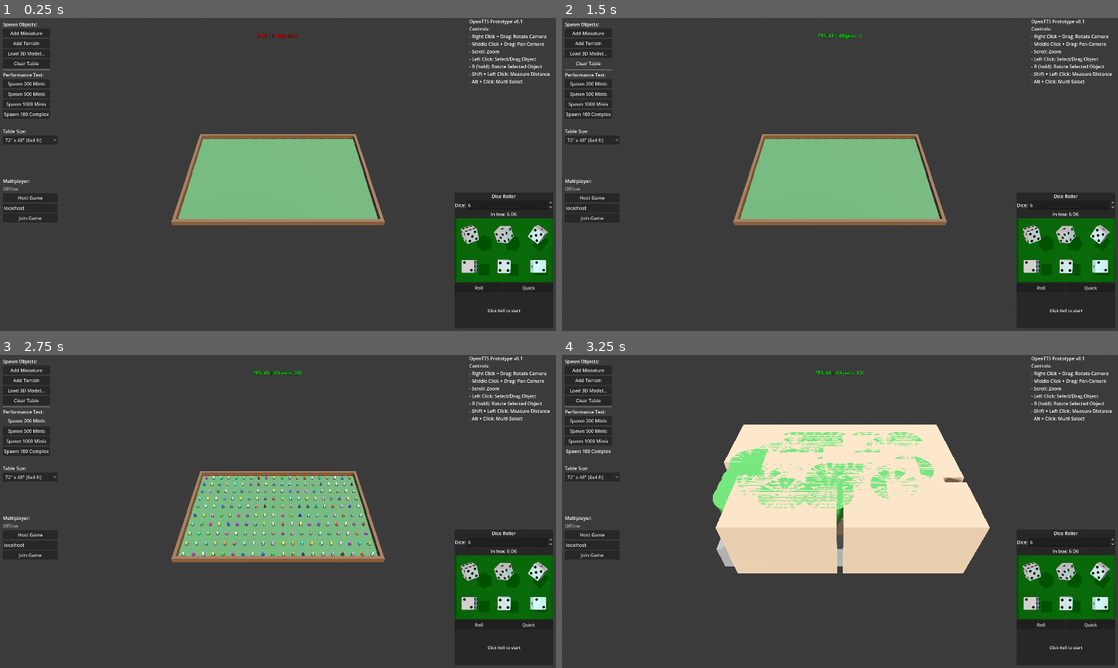
Above: before the commit, frames 1-4 (two rows, left to right).
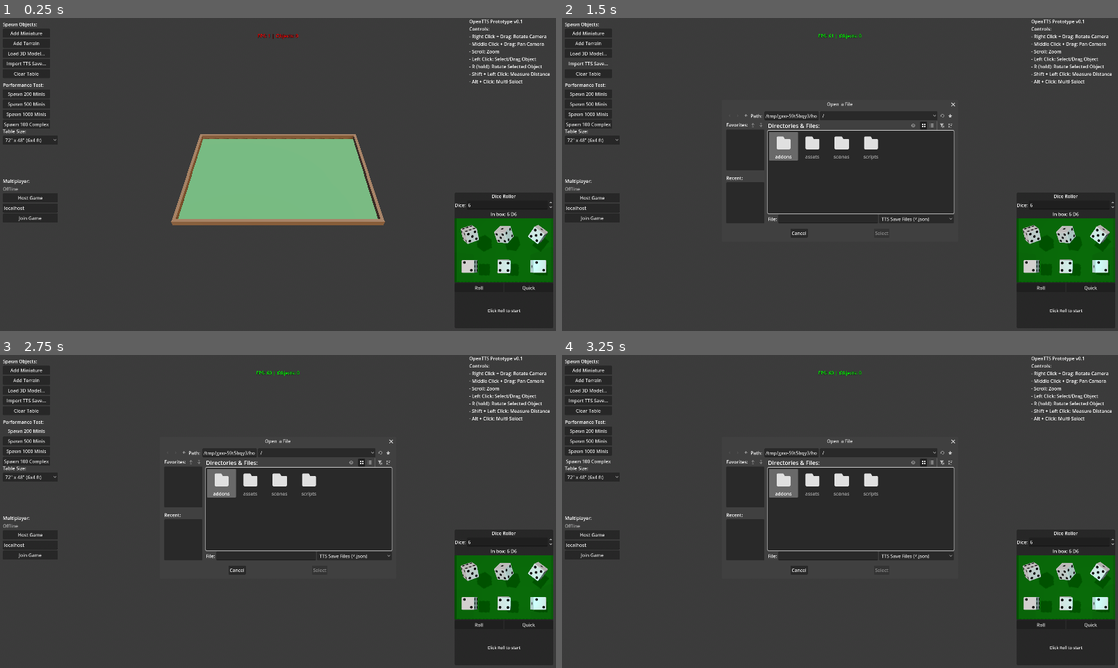
Above: after the commit, the same moments.

Repository: DutchMaxwell/Niemandsland
Game: Godot game, scene res://scenes/main.tscn
The game is run twice, just before and just after one commit, with the same random seed, the same clock (stepped at 60 frames per second) and the same inputs.
Inputs (mouse positions are in pixels of both pictures, inside the frame that each line leads up to):
- Up to frame 1 (0.25 s): no input
- Up to frame 2 (1.5 s): click "Clear Table" at 0.5 s; click (589, 64) at 1.25 s, where only the run after the commit has a clickable "Import TTS Save..."
- Up to frame 3 (2.75 s): click "Spawn 200 Minis" at 2 s
- Up to frame 4 (3.25 s): click "Spawn 100 Complex" at 2.75 s

The runs differ from the first frame. In frame 1, 0.4% of the frame differs, in the area x 0-9%, y 14-35%; in frame 2, 10%; in frame 3, 10%; in frame 4, 21%, in the area x 0-77%, y 5-70%.

Commit message:
Add TTS (Tabletop Simulator) save import functionality
- Add TTSImporter class for parsing TTS JSON save files
- Extract CustomMesh objects with MeshURL, DiffuseURL mappings
- Extend OBJ loader with UV/texture coordinate support
- Add runtime texture loading (PNG, JPG, WEBP)
- Add TTS import integration in ObjectManager
- Add 3-step import UI workflow (JSON → Models dir → Images dir)
- Auto-detect TTS cache directories on macOS/Windows/Linux

Diff:
--- a/scenes/main.tscn
+++ b/scenes/main.tscn
@@ -140,6 +140,12 @@
 focus_mode = 0
 text = "Load 3D Model..."
 
+[node name="ImportTTS" type="Button" parent="UI/HUD/SpawnPanel"]
+unique_name_in_owner = true
+layout_mode = 2
+focus_mode = 0
+text = "Import TTS Save..."
+
 [node name="ClearAll" type="Button" parent="UI/HUD/SpawnPanel"]
 layout_mode = 2
 focus_mode = 0
@@ -408,3 +414,31 @@
 file_mode = 0
 access = 2
 filters = PackedStringArray("*.glb ; GLB Models", "*.gltf ; GLTF Models", "*.stl ; STL Models", "*.fbx ; FBX Models", "*.obj ; OBJ Models")
+
+[node name="TTSJsonDialog" type="FileDialog" parent="UI"]
+unique_name_in_owner = true
+title = "Select TTS Save File (.json)"
+initial_position = 2
+size = Vector2i(800, 500)
+ok_button_text = "Select"
+file_mode = 0
+access = 2
+filters = PackedStringArray("*.json ; TTS Save Files")
+
+[node name="TTSModelsDialog" type="FileDialog" parent="UI"]
+unique_name_in_owner = true
+title = "Select TTS Models/ Cache Directory"
+initial_position = 2
+size = Vector2i(800, 500)
+ok_button_text = "Select"
+file_mode = 2
+access = 2
+
+[node name="TTSImagesDialog" type="FileDialog" parent="UI"]
+unique_name_in_owner = true
+title = "Select TTS Images/ Cache Directory"
+initial_position = 2
+size = Vector2i(800, 500)
+ok_button_text = "Select"
+file_mode = 2
+access = 2
--- a/scripts/main.gd
+++ b/scripts/main.gd
@@ -45,6 +45,16 @@
 @onready var load_model_btn: Button = %LoadModel
 @onready var model_file_dialog: FileDialog = %ModelFileDialog
 
+# TTS Import UI
+@onready var import_tts_btn: Button = %ImportTTS
+@onready var tts_json_dialog: FileDialog = %TTSJsonDialog
+@onready var tts_models_dialog: FileDialog = %TTSModelsDialog
+@onready var tts_images_dialog: FileDialog = %TTSImagesDialog
+
+# TTS Import state
+var _tts_json_path: String = ""
+var _tts_models_dir: String = ""
+
 const INCHES_TO_FEET: float = 1.0 / 12.0
 const CM_TO_FEET: float = 1.0 / 30.48
 
@@ -60,6 +70,12 @@
 	load_model_btn.pressed.connect(_on_load_model)
 	model_file_dialog.file_selected.connect(_on_model_file_selected)
 	clear_all_btn.pressed.connect(_on_clear_all)
+
+	# Connect TTS Import UI
+	import_tts_btn.pressed.connect(_on_import_tts)
+	tts_json_dialog.file_selected.connect(_on_tts_json_selected)
+	tts_models_dialog.dir_selected.connect(_on_tts_models_dir_selected)
+	tts_images_dialog.dir_selected.connect(_on_tts_images_dir_selected)
 	spawn_200_btn.pressed.connect(_on_spawn_200)
 	spawn_500_btn.pressed.connect(_on_spawn_500)
 	spawn_1000_btn.pressed.connect(_on_spawn_1000)
@@ -548,3 +564,81 @@
 	join_button.disabled = false
 	address_input.visible = !connected
 	disconnect_button.visible = connected
+
+
+## ============================================================================
+## TTS (Tabletop Simulator) Import Functions
+## ============================================================================
+
+## Start TTS import workflow - first select JSON file
+func _on_import_tts() -> void:
+	_tts_json_path = ""
+	_tts_models_dir = ""
+	tts_json_dialog.popup_centered()
+
+
+## JSON file selected - next select Models directory
+func _on_tts_json_selected(path: String) -> void:
+	_tts_json_path = path
+	print("TTS Save selected: %s" % path.get_file())
+
+	# Try to auto-detect TTS cache directories
+	var tts_cache_base = _detect_tts_cache_dir()
+	if not tts_cache_base.is_empty():
+		tts_models_dialog.current_dir = tts_cache_base.path_join("Models")
+		tts_images_dialog.current_dir = tts_cache_base.path_join("Images")
+
+	tts_models_dialog.popup_centered()
+
+
+## Models directory selected - next select Images directory
+func _on_tts_models_dir_selected(path: String) -> void:
+	_tts_models_dir = path
+	print("TTS Models dir selected: %s" % path)
+	tts_images_dialog.popup_centered()
+
+
+## Images directory selected - now perform the import
+func _on_tts_images_dir_selected(path: String) -> void:
+	var images_dir = path
+	print("TTS Images dir selected: %s" % path)
+
+	# Validate paths
+	if _tts_json_path.is_empty() or _tts_models_dir.is_empty():
+		push_error("TTS Import: Missing required paths")
+		return
+
+	# Perform import
+	print("=== Starting TTS Import ===")
+	print("JSON: %s" % _tts_json_path)
+	print("Models: %s" % _tts_models_dir)
+	print("Images: %s" % images_dir)
+
+	var imported = object_manager.import_tts_save(_tts_json_path, _tts_models_dir, images_dir)
+	print("Imported %d models from TTS save" % imported.size())
+
+
+## Try to detect TTS cache directory based on OS
+func _detect_tts_cache_dir() -> String:
+	var os_name = OS.get_name()
+
+	# Common TTS mod cache locations
+	var possible_paths: Array[String] = []
+
+	match os_name:
+		"macOS":
+			var home = OS.get_environment("HOME")
+			possible_paths.append(home + "/Library/Tabletop Simulator/Mods")
+		"Windows":
+			var docs = OS.get_environment("USERPROFILE") + "/Documents"
+			possible_paths.append(docs + "/My Games/Tabletop Simulator/Mods")
+		"Linux":
+			var home = OS.get_environment("HOME")
+			possible_paths.append(home + "/.local/share/Tabletop Simulator/Mods")
+
+	for path in possible_paths:
+		if DirAccess.dir_exists_absolute(path):
+			print("Auto-detected TTS cache: %s" % path)
+			return path
+
+	return ""
--- a/scripts/object_manager.gd
+++ b/scripts/object_manager.gd
@@ -1627,8 +1627,9 @@
 	return mesh
 
 
-## Load an OBJ model (Wavefront format)
-func _load_obj_model(file_path: String) -> Node3D:
+## Load an OBJ model (Wavefront format) with optional texture support
+## texture_path: Optional path to a texture file (PNG, JPG, etc.)
+func _load_obj_model(file_path: String, texture_path: String = "") -> Node3D:
 	var file = FileAccess.open(file_path, FileAccess.READ)
 	if not file:
 		push_error("Failed to open OBJ file: %s" % file_path)
@@ -1636,8 +1637,10 @@
 
 	var vertices: Array[Vector3] = []
 	var normals: Array[Vector3] = []
+	var uvs: Array[Vector2] = []  # Texture coordinates
 	var mesh_vertices = PackedVector3Array()
 	var mesh_normals = PackedVector3Array()
+	var mesh_uvs = PackedVector2Array()  # UV array for mesh
 
 	var content = file.get_as_text()
 	file.close()
@@ -1660,6 +1663,12 @@
 						float(parts[1]),
 						float(parts[2]),
 						float(parts[3])
+					))
+			"vt":  # Texture coordinate (UV)
+				if parts.size() >= 3:
+					uvs.append(Vector2(
+						float(parts[1]),
+						float(parts[2])  # OBJ V is often flipped, but we'll handle that with material
 					))
 			"vn":  # Vertex normal
 				if parts.size() >= 4:
@@ -1670,6 +1679,7 @@
 					))
 			"f":  # Face
 				var face_verts: Array[int] = []
+				var face_uvs: Array[int] = []
 				var face_normals: Array[int] = []
 
 				for i in range(1, parts.size()):
@@ -1677,6 +1687,13 @@
 					# OBJ indices are 1-based
 					var v_idx = int(indices[0]) - 1
 					face_verts.append(v_idx)
+
+					# UV index (v/vt/vn format)
+					if indices.size() >= 2 and not indices[1].is_empty():
+						var uv_idx = int(indices[1]) - 1
+						face_uvs.append(uv_idx)
+					else:
+						face_uvs.append(-1)
 
 					# Normal index (v/vt/vn format)
 					if indices.size() >= 3 and not indices[2].is_empty():
@@ -1693,6 +1710,13 @@
 						if v_idx >= 0 and v_idx < vertices.size():
 							mesh_vertices.append(vertices[v_idx])
 
+							# Use UV if available
+							var uv_idx = face_uvs[ti] if ti < face_uvs.size() else -1
+							if uv_idx >= 0 and uv_idx < uvs.size():
+								mesh_uvs.append(uvs[uv_idx])
+							else:
+								mesh_uvs.append(Vector2.ZERO)
+
 							# Use normal if available
 							var n_idx = face_normals[ti] if ti < face_normals.size() else -1
 							if n_idx >= 0 and n_idx < normals.size():
@@ -1709,6 +1733,8 @@
 	arrays.resize(Mesh.ARRAY_MAX)
 	arrays[Mesh.ARRAY_VERTEX] = mesh_vertices
 	arrays[Mesh.ARRAY_NORMAL] = mesh_normals
+	if mesh_uvs.size() == mesh_vertices.size():
+		arrays[Mesh.ARRAY_TEX_UV] = mesh_uvs
 
 	var mesh = ArrayMesh.new()
 	mesh.add_surface_from_arrays(Mesh.PRIMITIVE_TRIANGLES, arrays)
@@ -1717,9 +1743,19 @@
 	var mesh_instance = MeshInstance3D.new()
 	mesh_instance.mesh = mesh
 
+	# Create material with optional texture
 	var material = StandardMaterial3D.new()
 	material.albedo_color = Color(0.7, 0.7, 0.7)
 	material.roughness = 0.5
+
+	# Load texture if provided
+	if not texture_path.is_empty():
+		var texture = _load_texture(texture_path)
+		if texture:
+			material.albedo_texture = texture
+			material.albedo_color = Color.WHITE  # Use full texture color
+			print("Applied texture: %s" % texture_path.get_file())
+
 	mesh_instance.material_override = material
 
 	# Wrap in Node3D with base
@@ -1736,8 +1772,41 @@
 	mesh_instance.position.y = base_top - mesh_aabb.position.y
 	root.add_child(mesh_instance)
 
-	print("Loaded OBJ: %d triangles" % (mesh_vertices.size() / 3))
+	var uv_info = " with UVs" if mesh_uvs.size() > 0 else ""
+	print("Loaded OBJ: %d triangles%s" % [mesh_vertices.size() / 3, uv_info])
 	return root
+
+
+## Load a texture from file path (supports PNG, JPG, WEBP)
+func _load_texture(texture_path: String) -> ImageTexture:
+	if not FileAccess.file_exists(texture_path):
+		push_warning("Texture file not found: %s" % texture_path)
+		return null
+
+	var image = Image.new()
+	var extension = texture_path.get_extension().to_lower()
+
+	var error: Error
+	match extension:
+		"png":
+			error = image.load(texture_path)
+		"jpg", "jpeg":
+			error = image.load(texture_path)
+		"webp":
+			error = image.load(texture_path)
+		_:
+			# Try generic load
+			error = image.load(texture_path)
+
+	if error != OK:
+		push_warning("Failed to load texture: %s (error %d)" % [texture_path, error])
+		return null
+
+	# Generate mipmaps for better rendering at distance
+	image.generate_mipmaps()
+
+	var texture = ImageTexture.create_from_image(image)
+	return texture
 
 
 ## Calculate AABB for a node and all its children
@@ -1897,3 +1966,170 @@
 	_dice_list.clear()
 	_selected_objects.clear()
 	_object_counter = 0
+
+
+## ============================================================================
+## TTS (Tabletop Simulator) Import Functions
+## ============================================================================
+
+## Import models from a TTS save file with textures from cache directories
+## json_path: Path to the TTS save JSON file
+## models_cache_dir: Path to TTS Models/ cache directory
+## images_cache_dir: Path to TTS Images/ cache directory
+## Returns: Array of imported objects
+func import_tts_save(json_path: String, models_cache_dir: String, images_cache_dir: String) -> Array[Node3D]:
+	var imported_objects: Array[Node3D] = []
+
+	# Parse the TTS save file
+	var parse_result = TTSImporter.parse_tts_save(json_path)
+	if not parse_result.error.is_empty():
+		push_error("TTS Import failed: %s" % parse_result.error)
+		return imported_objects
+
+	# Get unique models (avoid importing duplicates)
+	var unique_models = TTSImporter.get_unique_models(parse_result)
+
+	print("=== TTS Import Starting ===")
+	print("Save: %s" % parse_result.save_name)
+	print("Unique models to import: %d" % unique_models.size())
+
+	# Import each unique model
+	var success_count = 0
+	var fail_count = 0
+
+	for tts_obj in unique_models:
+		var imported = _import_tts_object(tts_obj, models_cache_dir, images_cache_dir)
+		if imported:
+			imported_objects.append(imported)
+			success_count += 1
+		else:
+			fail_count += 1
+
+	print("=== TTS Import Complete ===")
+	print("Success: %d | Failed: %d" % [success_count, fail_count])
+
+	return imported_objects
+
+
+## Import a single TTS object
+func _import_tts_object(tts_obj: TTSImporter.TTSObject, models_dir: String, images_dir: String) -> Node3D:
+	# Find the mesh file in cache
+	var mesh_path = TTSImporter.find_cache_file(tts_obj.mesh_url, models_dir, [".obj", ".OBJ"])
+	if mesh_path.is_empty():
+		print("  [SKIP] %s - mesh not found in cache" % tts_obj.name)
+		return null
+
+	# Find texture file if URL is specified
+	var texture_path = ""
+	if not tts_obj.diffuse_url.is_empty():
+		texture_path = TTSImporter.find_cache_file(tts_obj.diffuse_url, images_dir, [".png", ".jpg", ".jpeg", ".PNG", ".JPG", ".JPEG"])
+
+	# Load the model
+	var extension = mesh_path.get_extension().to_lower()
+	var model_scene: Node3D = null
+
+	match extension:
+		"obj":
+			model_scene = _load_obj_model(mesh_path, texture_path)
+		_:
+			push_warning("Unsupported TTS mesh format: %s" % extension)
+			return null
+
+	if not model_scene:
+		print("  [FAIL] %s - could not load mesh" % tts_obj.name)
+		return null
+
+	# Wrap in StaticBody3D for selection
+	_object_counter += 1
+	var wrapper = StaticBody3D.new()
+	wrapper.name = "TTS_%s_%d" % [tts_obj.name.replace(" ", "_"), _object_counter]
+	wrapper.set_meta("network_id", _object_counter + 30000)
+	wrapper.set_meta("tts_mesh_url", tts_obj.mesh_url)
+	wrapper.set_meta("tts_diffuse_url", tts_obj.diffuse_url)
+	wrapper.add_to_group("selectable")
+	wrapper.add_to_group("tts_import")
+
+	# Add loaded model
+	wrapper.add_child(model_scene)
+
+	# Calculate collision from model bounds
+	var aabb = _calculate_aabb(model_scene)
+	var collision = CollisionShape3D.new()
+	var shape = BoxShape3D.new()
+	shape.size = aabb.size
+	collision.shape = shape
+	collision.position = aabb.position + aabb.size / 2
+	wrapper.add_child(collision)
+
+	# Apply TTS color tint if not white
+	if tts_obj.color != Color.WHITE:
+		_apply_color_tint(model_scene, tts_obj.color)
+
+	# Add script for selection
+	wrapper.set_script(preload("res://scripts/selectable_object.gd"))
+
+	# Add to scene at TTS position (converted to meters)
+	add_child(wrapper)
+
+	# TTS uses different coordinate system - convert position
+	# TTS: Y is up, 1 unit ≈ 1 inch
+	# Godot: Y is up, we use meters (1 unit = 1 meter)
+	var pos_scale = 0.0254  # inches to meters
+	wrapper.global_position = Vector3(
+		tts_obj.position.x * pos_scale,
+		tts_obj.position.y * pos_scale,
+		tts_obj.position.z * pos_scale
+	)
+
+	# Apply rotation (TTS uses degrees)
+	wrapper.rotation_degrees = tts_obj.rotation
+
+	var tex_info = " + texture" if not texture_path.is_empty() else ""
+	print("  [OK] %s%s" % [tts_obj.name, tex_info])
+
+	return wrapper
+
+
+## Apply a color tint to all materials in a model
+func _apply_color_tint(node: Node3D, color: Color) -> void:
+	for child in node.get_children():
+		if child is MeshInstance3D:
+			var mat = child.material_override
+			if mat is StandardMaterial3D:
+				# Multiply with existing albedo or set if texture present
+				if mat.albedo_texture:
+					mat.albedo_color = color
+				else:
+					mat.albedo_color = mat.albedo_color * color
+
+		if child is Node3D:
+			_apply_color_tint(child, color)
+
+
+## Spawn TTS models at grid positions (for preview/selection)
+## Arranges models in a grid layout on the table
+func spawn_tts_models_grid(tts_objects: Array[TTSImporter.TTSObject], models_dir: String, images_dir: String, spacing: float = 0.1) -> Array[Node3D]:
+	var imported: Array[Node3D] = []
+
+	var grid_size = int(ceil(sqrt(tts_objects.size())))
+	var start_x = -float(grid_size) / 2.0 * spacing
+	var start_z = -float(grid_size) / 2.0 * spacing
+
+	var idx = 0
+	for tts_obj in tts_objects:
+		var grid_x = idx % grid_size
+		var grid_z = idx / grid_size
+
+		var model = _import_tts_object(tts_obj, models_dir, images_dir)
+		if model:
+			# Override position to grid layout
+			model.global_position = Vector3(
+				start_x + grid_x * spacing,
+				0,
+				start_z + grid_z * spacing
+			)
+			imported.append(model)
+
+		idx += 1
+
+	return imported
--- /dev/null
+++ b/scripts/tts_importer.gd
@@ -0,0 +1,209 @@
+extends Node
+class_name TTSImporter
+## Tabletop Simulator Save File Importer
+## Parses TTS JSON saves and imports models with their textures
+
+## Result of parsing a TTS save
+class TTSParseResult:
+	var objects: Array[TTSObject] = []
+	var save_name: String = ""
+	var error: String = ""
+
+## Represents a single TTS custom mesh object
+class TTSObject:
+	var name: String = ""
+	var mesh_url: String = ""
+	var diffuse_url: String = ""
+	var normal_url: String = ""
+	var position: Vector3 = Vector3.ZERO
+	var rotation: Vector3 = Vector3.ZERO
+	var scale: Vector3 = Vector3.ONE
+	var color: Color = Color.WHITE
+
+
+## Parse a TTS save file and extract all CustomMesh objects
+static func parse_tts_save(json_path: String) -> TTSParseResult:
+	var result = TTSParseResult.new()
+
+	var file = FileAccess.open(json_path, FileAccess.READ)
+	if not file:
+		result.error = "Failed to open file: %s" % json_path
+		return result
+
+	var json_text = file.get_as_text()
+	file.close()
+
+	var json = JSON.new()
+	var parse_result = json.parse(json_text)
+	if parse_result != OK:
+		result.error = "JSON parse error at line %d: %s" % [json.get_error_line(), json.get_error_message()]
+		return result
+
+	var data = json.data
+	if not data is Dictionary:
+		result.error = "Invalid TTS save format"
+		return result
+
+	result.save_name = data.get("SaveName", "Unknown")
+
+	# Parse ObjectStates array
+	var object_states = data.get("ObjectStates", [])
+	_parse_objects_recursive(object_states, result.objects)
+
+	print("TTS Import: Found %d custom mesh objects in '%s'" % [result.objects.size(), result.save_name])
+	return result
+
+
+## Recursively parse objects (TTS saves can have nested objects in bags/containers)
+static func _parse_objects_recursive(objects: Array, output: Array[TTSObject]) -> void:
+	for obj in objects:
+		if not obj is Dictionary:
+			continue
+
+		# Check if this object has a CustomMesh
+		var custom_mesh = obj.get("CustomMesh", null)
+		if custom_mesh and custom_mesh is Dictionary:
+			var tts_obj = TTSObject.new()
+			tts_obj.name = obj.get("Nickname", obj.get("Name", "Unknown"))
+			tts_obj.mesh_url = custom_mesh.get("MeshURL", "")
+			tts_obj.diffuse_url = custom_mesh.get("DiffuseURL", "")
+			tts_obj.normal_url = custom_mesh.get("NormalURL", "")
+
+			# Parse transform
+			var transform = obj.get("Transform", {})
+			if transform is Dictionary:
+				tts_obj.position = Vector3(
+					transform.get("posX", 0.0),
+					transform.get("posY", 0.0),
+					transform.get("posZ", 0.0)
+				)
+				tts_obj.rotation = Vector3(
+					transform.get("rotX", 0.0),
+					transform.get("rotY", 0.0),
+					transform.get("rotZ", 0.0)
+				)
+				tts_obj.scale = Vector3(
+					transform.get("scaleX", 1.0),
+					transform.get("scaleY", 1.0),
+					transform.get("scaleZ", 1.0)
+				)
+
+			# Parse color
+			var color_diffuse = obj.get("ColorDiffuse", {})
+			if color_diffuse is Dictionary:
+				tts_obj.color = Color(
+					color_diffuse.get("r", 1.0),
+					color_diffuse.get("g", 1.0),
+					color_diffuse.get("b", 1.0)
+				)
+
+			if not tts_obj.mesh_url.is_empty():
+				output.append(tts_obj)
+
+		# Recursively check contained objects
+		var contained = obj.get("ContainedObjects", [])
+		if contained is Array and contained.size() > 0:
+			_parse_objects_recursive(contained, output)
+
+		# Also check States (for multi-state objects)
+		var states = obj.get("States", {})
+		if states is Dictionary:
+			for state_key in states:
+				var state = states[state_key]
+				if state is Dictionary:
+					_parse_objects_recursive([state], output)
+
+
+## Convert a URL to TTS cache filename
+## TTS uses URL-encoded filenames in its cache
+static func url_to_cache_filename(url: String) -> String:
+	if url.is_empty():
+		return ""
+
+	# URL encode the entire URL (TTS style)
+	var encoded = url.uri_encode()
+	return encoded
+
+
+## Find the cache file for a URL in the given cache directory
+## Returns empty string if not found
+static func find_cache_file(url: String, cache_dir: String, extensions: Array[String]) -> String:
+	if url.is_empty():
+		return ""
+
+	var encoded = url_to_cache_filename(url)
+
+	# Try each extension
+	for ext in extensions:
+		var full_path = cache_dir.path_join(encoded + ext)
+		if FileAccess.file_exists(full_path):
+			return full_path
+
+		# Also try without extension (TTS sometimes omits it)
+		full_path = cache_dir.path_join(encoded)
+		if FileAccess.file_exists(full_path):
+			return full_path
+
+	# Fallback: search directory for partial match
+	var dir = DirAccess.open(cache_dir)
+	if dir:
+		dir.list_dir_begin()
+		var filename = dir.get_next()
+		while filename != "":
+			# Check if filename contains the last part of the URL (hash)
+			var url_parts = url.split("/")
+			if url_parts.size() > 0:
+				var hash_part = url_parts[-2] if url_parts[-1].is_empty() else url_parts[-1]
+				if filename.contains(hash_part):
+					dir.list_dir_end()
+					return cache_dir.path_join(filename)
+			filename = dir.get_next()
+		dir.list_dir_end()
+
+	return ""
+
+
+## Get unique models from parse result (deduplicates by mesh URL)
+static func get_unique_models(parse_result: TTSParseResult) -> Array[TTSObject]:
+	var unique: Array[TTSObject] = []
+	var seen_urls: Dictionary = {}
+
+	for obj in parse_result.objects:
+		if not seen_urls.has(obj.mesh_url):
+			seen_urls[obj.mesh_url] = true
+			unique.append(obj)
+
+	return unique
+
+
+## Generate a report of all models in the save
+static func generate_report(parse_result: TTSParseResult) -> String:
+	var report = "=== TTS Save Import Report ===\n"
+	report += "Save Name: %s\n" % parse_result.save_name
+	report += "Total Objects: %d\n\n" % parse_result.objects.size()
+
+	var unique = get_unique_models(parse_result)
+	report += "Unique Models: %d\n\n" % unique.size()
+
+	var with_texture = 0
+	var without_texture = 0
+
+	for obj in unique:
+		if obj.diffuse_url.is_empty():
+			without_texture += 1
+		else:
+			with_texture += 1
+
+	report += "Models with texture: %d\n" % with_texture
+	report += "Models without texture: %d\n\n" % without_texture
+
+	report += "--- Model List ---\n"
+	for i in range(mini(unique.size(), 50)):  # Show first 50
+		var obj = unique[i]
+		var tex_status = "+" if not obj.diffuse_url.is_empty() else "-"
+		report += "[%s] %s\n" % [tex_status, obj.name if not obj.name.is_empty() else "Unnamed"]
+
+	if unique.size() > 50:
+		report += "... and %d more\n" % (unique.size() - 50)
+
+	return report
